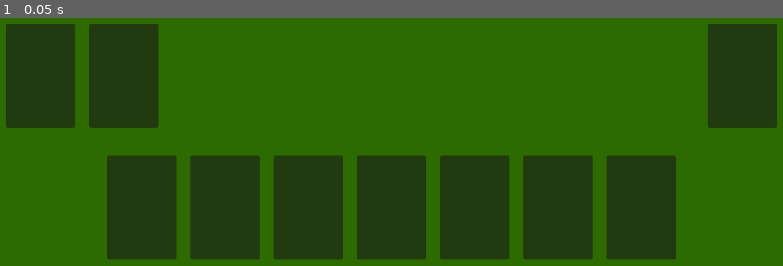
Above: before the commit, frame 1.
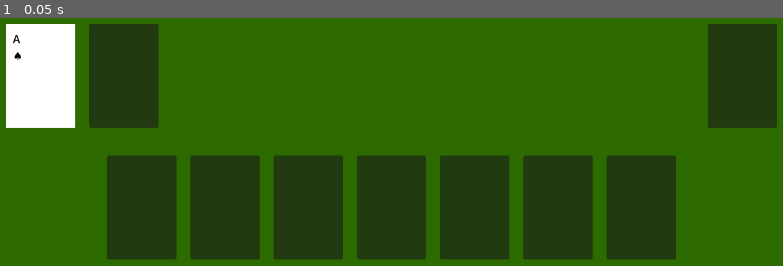
Above: after the commit, the same moment.

Repository: damiankk/CardKing
Game: Godot game, scene res://main.tscn
The game is run twice, just before and just after one commit, with the same random seed, the same clock (stepped at 60 frames per second) and the same inputs.
Inputs:
- Up to frame 1 (0.05 s): no input

The runs differ from the first frame. In frame 1, 3.7% of the frame differs, in the area x 0-10%, y 2-45%.

Commit message:
Added deck class

Diff:
--- /dev/null
+++ b/Scenes/card.gd
@@ -0,0 +1,89 @@
+extends Control
+
+const COLOR_RED = Color(1, 0, 0) # Using Color(1,0,0) for pure red
+const COLOR_BLACK = Color(0, 0, 0) # Using Color(0,0,0) for pure black
+
+# Variables to store the card's identity
+var suit: int = -1 # 0=Clubs, 1=Diamonds, 2=Hearts, 3=Spades. -1 means unassigned.
+var rank: int = -1 # 1=Ace, 2-10, 11=Jack, 12=Queen, 13=King. -1 means unassigned.
+
+# References to our Label nodes (gets them when the node is ready)
+#@onready var rank_label: Label = $RankLabel
+#@onready var suit_label: Label = $SuitLabel
+
+# Call this function to set the card's suit and rank
+func set_card_data(new_suit: int, new_rank: int):
+	suit = new_suit
+	rank = new_rank
+	update_display() # Update the labels based on the new data
+
+# Updates the visual display (labels) based on suit and rank
+func update_display():
+	# 1. Determine Rank String
+	var rank_string: String
+	match rank:
+		1: rank_string = "A"
+		11: rank_string = "J"
+		12: rank_string = "Q"
+		13: rank_string = "K"
+		_: rank_string = str(rank) # Handles 2-10
+	# Use $RankLabel directly:
+	$RankLabel.text = rank_string
+
+	# 2. Determine Suit Symbol and Color
+	var suit_symbol: String
+	var current_color: Color
+	match suit:
+		0: # Clubs
+			suit_symbol = "♣"
+			current_color = COLOR_BLACK
+		1: # Diamonds
+			suit_symbol = "♦"
+			current_color = COLOR_RED
+		2: # Hearts
+			suit_symbol = "♥"
+			current_color = COLOR_RED
+		3: # Spades
+			suit_symbol = "♠"
+			current_color = COLOR_BLACK
+		_: # Handle invalid suit (optional)
+			suit_symbol = "?"
+			current_color = COLOR_BLACK
+	# Use $SuitLabel directly:
+	$SuitLabel.text = suit_symbol
+
+	# 4. Apply Color (using code override)
+	# Use $RankLabel and $SuitLabel directly:
+	$RankLabel.add_theme_color_override("font_color", current_color)
+	$SuitLabel.add_theme_color_override("font_color", current_color)
+
+func _ready():
+	# --- Temporary line for testing ---
+	#set_card_data(0, 3) # Test: Set card to Ace (1) of Hearts (2)
+	# --- Remove this line after testing ---
+	pass # Keep pass if the function would otherwise be empty
+
+# Returns a human-readable string description of the card
+func get_card_description() -> String:
+	# --- Determine Rank String ---
+	var rank_string: String
+	match rank:
+		1: rank_string = "Ace"
+		11: rank_string = "Jack"
+		12: rank_string = "Queen"
+		13: rank_string = "King"
+		# Default case for ranks 2-10
+		_: rank_string = str(rank)
+
+	# --- Determine Suit String ---
+	var suit_string: String
+	match suit:
+		0: suit_string = "Clubs"
+		1: suit_string = "Diamonds"
+		2: suit_string = "Hearts"
+		3: suit_string = "Spades"
+		# Default case for invalid suit
+		_: suit_string = "Unknown Suit"
+
+	# --- Combine and return ---
+	return rank_string + " of " + suit_string
--- a/Scenes/card.tscn
+++ b/Scenes/card.tscn
@@ -1,4 +1,6 @@
-[gd_scene format=3 uid="uid://dosspel3if3qm"]
+[gd_scene load_steps=2 format=3 uid="uid://dosspel3if3qm"]
+
+[ext_resource type="Script" uid="uid://dg2xrf1q5uhwa" path="res://Scenes/card.gd" id="1_0qqmn"]
 
 [node name="Card" type="Control"]
 layout_mode = 3
@@ -9,6 +11,7 @@
 offset_bottom = -498.0
 grow_horizontal = 2
 grow_vertical = 2
+script = ExtResource("1_0qqmn")
 
 [node name="Background" type="ColorRect" parent="."]
 layout_mode = 1
--- /dev/null
+++ b/deck.gd
@@ -0,0 +1,69 @@
+extends Node
+
+const CardScene = preload("res://Scenes/card.tscn")
+
+var deck_cards: Array = [] # An array to hold the 52 card instances
+
+func _ready():
+	print("Deck node is ready. Creating and shuffling deck...")
+	create_deck()
+	shuffle_deck()
+	print("Deck finished setup. Card count: ", deck_cards.size())
+
+	# --- Deal one card visually to the StockPileArea ---
+	# Get a reference to the StockPileArea node (which is a sibling)
+	# get_parent() gets 'Main', then get_node finds 'StockPileArea'
+	var stock_area = get_parent().get_node("StockPileArea")
+
+	if stock_area: # Check if we successfully found the node
+		var card_to_deal = deal_one_card() # Get one card from our array
+		if card_to_deal: # Check we actually got a card (deck wasn't empty)
+			# Set the card's position relative to its new parent (stock_area)
+			# Vector2(0, 0) means the top-left corner of the stock_area panel
+			card_to_deal.position = Vector2(0, 0)
+
+			# Add the card instance as a child of stock_area
+			# This makes the card VISIBLE and part of the scene tree!
+			stock_area.add_child(card_to_deal)
+
+# Call the new function to get the description string
+			print("Dealt one card (", card_to_deal.get_card_description(), ") to stock area visually.")
+		else:
+			print("Deck was empty, couldn't deal test card.")
+	else:
+		# This error means the node name in get_node() might be wrong
+		# or the Deck node isn't a direct child of Main.
+		print("ERROR: Could not find StockPileArea node relative to Deck node.")
+
+func create_deck():
+	deck_cards.clear() # Start with an empty array
+	# Loop through suits (0=C, 1=D, 2=H, 3=S)
+	for suit in range(4):
+		# Loop through ranks (1=A, 2-10, 11=J, 12=Q, 13=K)
+		for rank in range(1, 14):
+			# Create an instance of our card scene blueprint
+			var new_card = CardScene.instantiate()
+
+			# IMPORTANT: The new_card instance currently only exists in memory.
+			# It is NOT automatically added to our main scene visually.
+			# If we wanted to see it immediately, we might use add_child(new_card),
+			# but the Deck node itself usually doesn't display cards.
+
+			# Tell the new card instance what suit and rank it is
+			new_card.set_card_data(suit, rank)
+
+			# Add the configured card instance to our deck array
+			deck_cards.append(new_card)
+	print("Finished creating 52 cards in memory.")
+
+func shuffle_deck():
+	deck_cards.shuffle()
+	print("Deck array shuffled.")
+
+# Removes and returns the last card from the deck array
+func deal_one_card():
+	if deck_cards.is_empty():
+		print("WARN: Tried to deal from empty deck.")
+		return null # Return null if no cards are left
+	# pop_back() removes and returns the last element from the array
+	return deck_cards.pop_back()
--- a/main.tscn
+++ b/main.tscn
@@ -1,4 +1,6 @@
-[gd_scene format=3 uid="uid://t88lxmbpm4fu"]
+[gd_scene load_steps=2 format=3 uid="uid://t88lxmbpm4fu"]
+
+[ext_resource type="Script" uid="uid://ckml78qxssdbl" path="res://deck.gd" id="1_ig7tw"]
 
 [node name="Main" type="Control"]
 layout_mode = 3
@@ -86,3 +88,6 @@
 offset_top = 210.0
 offset_right = 986.0
 offset_bottom = 360.0
+
+[node name="Deck" type="Node" parent="."]
+script = ExtResource("1_ig7tw")
Not shown, added: Scenes/card.gd.uid
Not shown, added: deck.gd.uid
